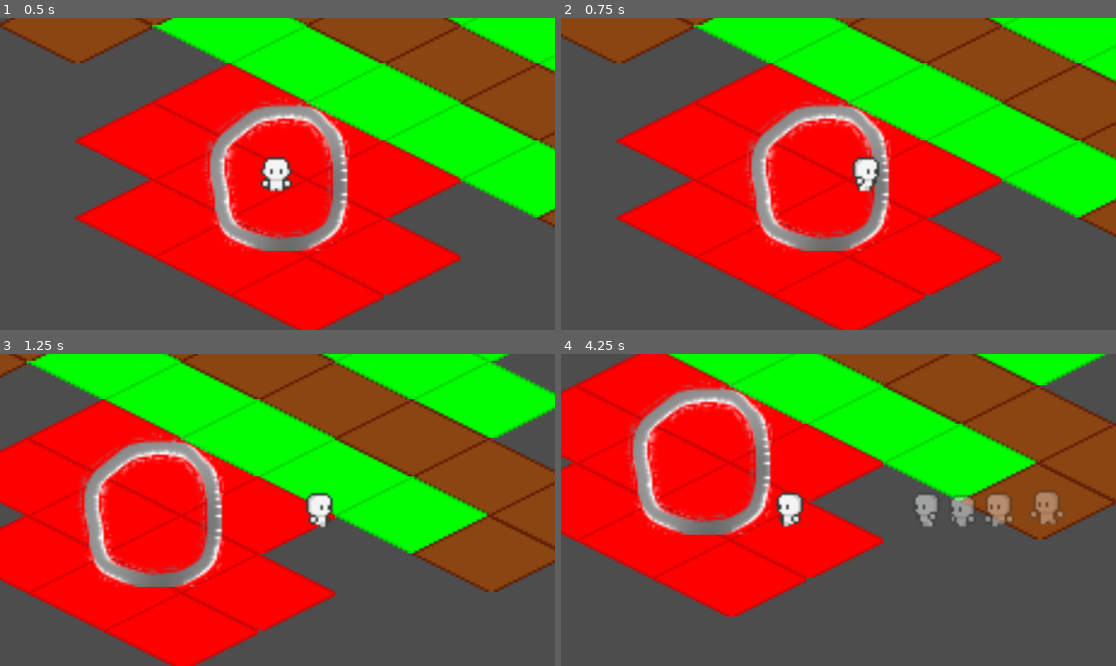
Above: before the commit, frames 1-4 (two rows, left to right).
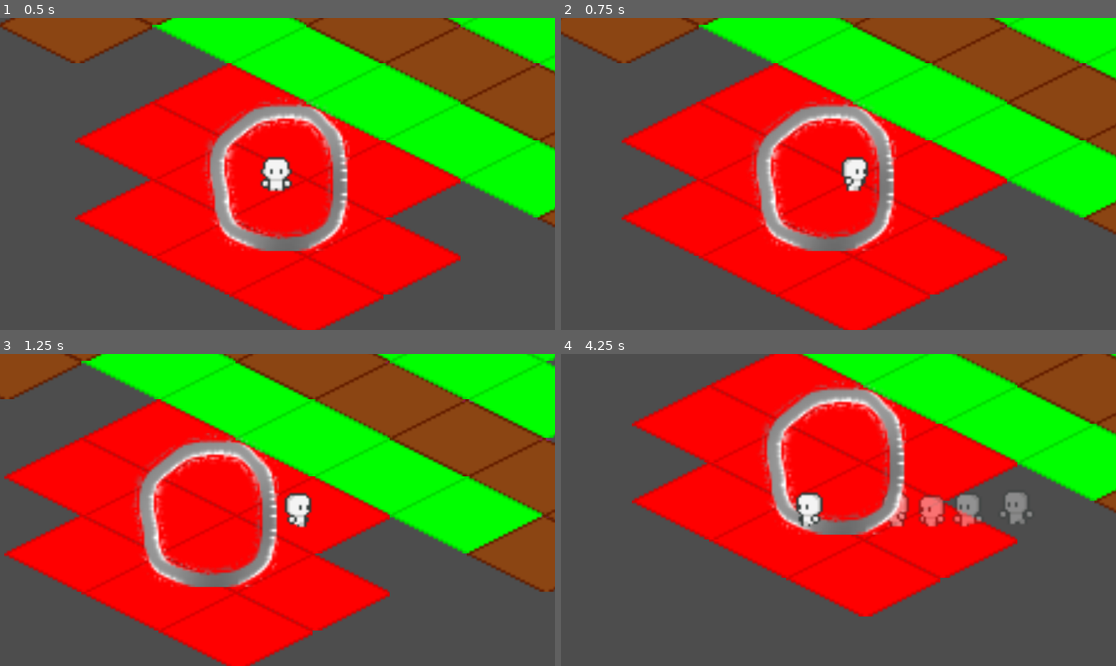
Above: after the commit, the same moments.

Repository: Utedass/PaDoor
Game: Godot game, scene res://main.tscn
The game is run twice, just before and just after one commit, with the same random seed, the same clock (stepped at 60 frames per second) and the same inputs.
Inputs:
- Up to frame 1 (0.5 s): no input
- Up to frame 2 (0.75 s): hold Right (ui_right) from 0.53 s (still down); tap C (walk_toggle, bound only after the commit) at 0.6 s
- Up to frame 3 (1.25 s): keep holding Right (ui_right)
- Up to frame 4 (4.25 s): release Right (ui_right) at 1.28 s; hold Down (ui_down) 1.28-2.03 s; tap Shift (dash) at 1.35, 3.6 s; tap C (walk_toggle, bound only after the commit) at 1.55, 2.1, 2.85, 3.8 s; hold Right (ui_right) 2.03-2.78 s; hold Up (ui_up) 2.78-3.53 s; hold Left (ui_left) from 3.53 s (still down)

Frame 1 is identical in both runs. In frame 2, 12% of the frame differs, in the area x 0-100%, y 0-100%; in frame 3, 45%; in frame 4, 59%, in the area x 0-100%, y 0-85%.

Commit message:
Added run/walk toggle (c), works with dash

Diff:
--- a/project.godot
+++ b/project.godot
@@ -21,6 +21,11 @@
 "events": [Object(InputEventKey,"resource_local_to_scene":false,"resource_name":"","device":-1,"window_id":0,"alt_press …(195 unchanged characters)…
 ]
 }
+walk_toggle={
+"deadzone": 0.2,
+"events": [Object(InputEventKey,"resource_local_to_scene":false,"resource_name":"","device":0,"window_id":0,"alt_pressed":false,"shift_pressed":false,"ctrl_pressed":false,"meta_pressed":false,"pressed":false,"keycode":0,"physical_keycode":67,"key_label":0,"unicode":0,"location":0,"echo":false,"script":null)
+]
+}
 
 [rendering]
 
--- a/scripts/player.gd
+++ b/scripts/player.gd
@@ -1,6 +1,9 @@
 extends CharacterBody2D
 
 @export var speed := 100
+@export var walkSpeed := speed / 2
+var is_walking := false
+
 
 @export var dashDuration := 0.2
 @export var dashSpeed := 300
@@ -14,12 +17,18 @@
 enum AnimationDirection { EAST, WEST, NORTH, SOUTH }
 var lastDirection: AnimationDirection = AnimationDirection.SOUTH
 
+
+func _input(event):
+	if Input.is_action_just_pressed("walk_toggle"):
+		is_walking = !is_walking
+		print_debug("test toggle",  is_walking)
+
 func _physics_process(delta):
 	if Input.is_action_just_pressed("dash"):
 		print_debug("DASHING!!")
 		dash.startDash($AnimatedSprite2D, dashDuration)
 
-	var chosenSpeed = speed
+	var chosenSpeed = walkSpeed if is_walking else speed
 	if dash.isDashing():
 		chosenSpeed = dashSpeed
 
Empty file added: main.gd
Not shown, added: main.gd.uid
Not shown: 1 places in main.tscn that only renumber resources
Not shown: 1 places in objects/player.tscn that only renumber resources
Not shown, added: docs/IDEASPLEASEMRFLEACEPOLICE
Not shown, added: docs/README.md
Not shown, added: docs/SUGGESTIONBOX
Not shown, added: docs/TODO
